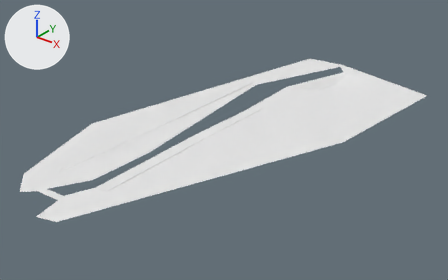
Two versions of the OBJ model public/res/models/path.obj, one commit apart.
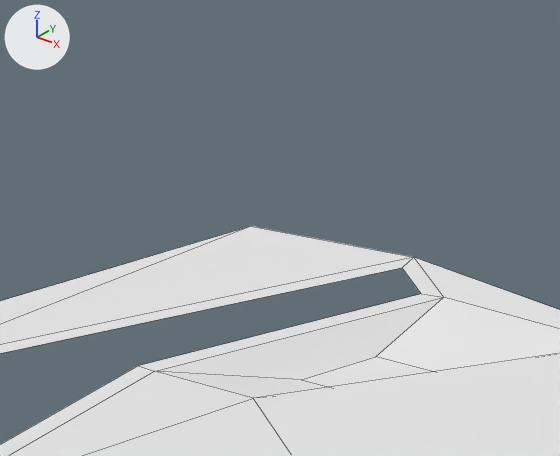
Each version appears first whole from a 50 mm camera at (59.0, -52.7, 40.1) aimed at (4.2, 15.7, -2.3), and next in a close-up on the part from 58% to 83% of the width and 5% to 37% of the height. The axes (+X, +Y, +Z) are drawn at upper left. The lights are the same throughout. The close-ups show mesh edges as thin lines. Where no turn or scale is listed for an object, it has been applied to the vertices.

In view in the first close-up: 'newfloor_Plane'.
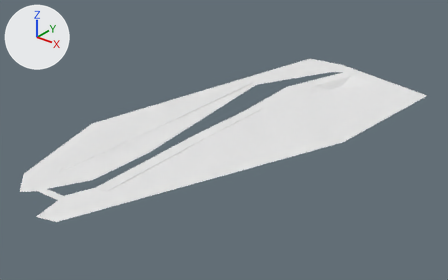
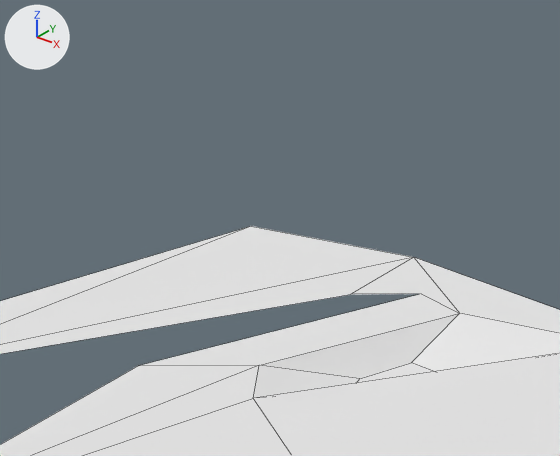
What differs and where, as boxes (x1, y1, x2, y2) in the close-ups (560 x 456 px; the box of a moved part takes in the faces that stretch with it):
part 1 of me_newfloor_plane, moved or reshaped
    both: (0, 257, 560, 456)

The change in detail:
me_newfloor_plane has 54 vertices, 42 faces and spans x -12.9..23.6, y -18.0..53.5, z -1.1..0.1.
me_newfloor_plane is used by ob_newfloor_plane; location (0.0, 0.0, 0.0).
Part 1, on me_newfloor_plane:
Vertex 7 of me_newfloor_plane moves from (6.2, 41.2, -1.1) at pixel (301, 379) to (7.9, 42.6, -1.1) at pixel (359, 378).
Vertex 11 of me_newfloor_plane moves from (7.2, 45.0, -1.1) at pixel (375, 356) to (8.5, 45.3, -1.1) at pixel (411, 362).
Vertex 40 of me_newfloor_plane moves from (2.9, 36.4, -0.1) at pixel (154, 371) to (5.5, 39.3, -0.1) at pixel (259, 365).
Vertex 41 of me_newfloor_plane moves from (7.2, 50.0, -0.1) at pixel (443, 297) to (8.6, 48.8, -0.1) at pixel (459, 313).
Vertex 42 of me_newfloor_plane moves from (4.3, 52.1, -0.1) at pixel (402, 267) to (4.3, 48.1, -0.1) at pixel (350, 294).
